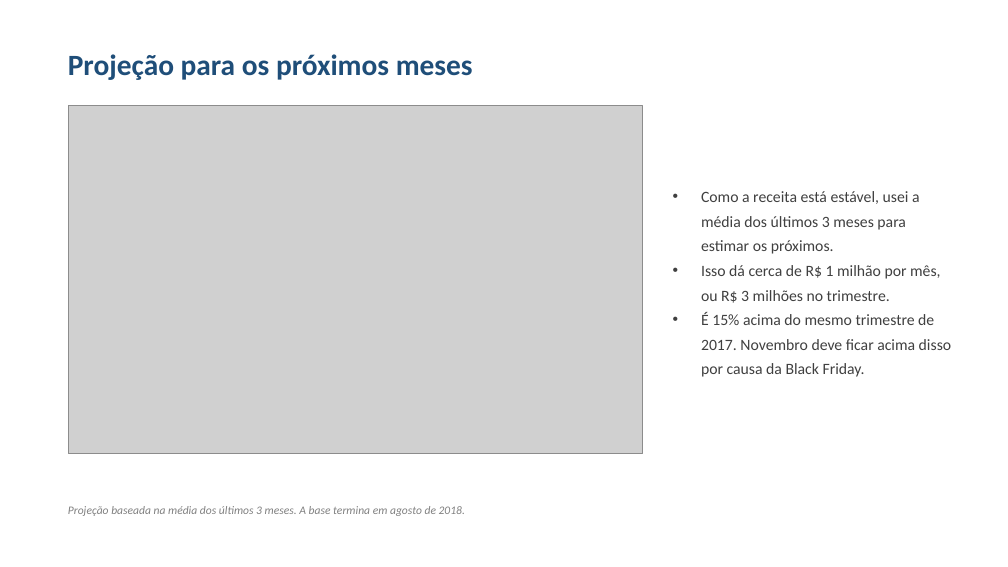
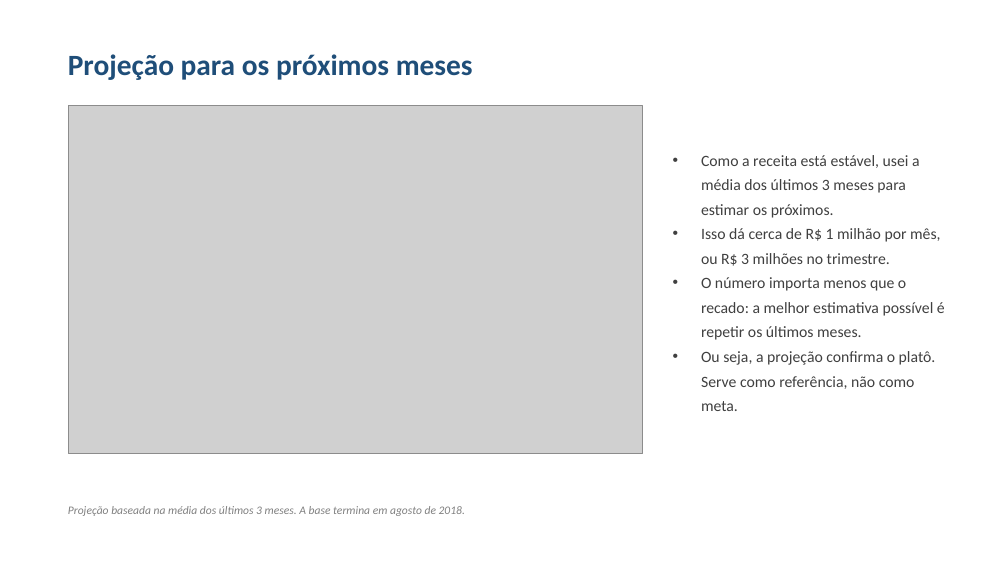
Before and after one commit to evanioac-web/tech-challenge-fase1-olist, a slide deck: slide 13 of relatorios/apresentacao_crescimento_receita.pptx (slide 12 before the commit). Drawn at 1008x567 pixels with LibreOffice and Linux fonts; fonts in the diff are those of the drawing; grey boxes stand for pictures. Boxes give left, top, right and bottom in pixels: in the first picture for what was removed or moved away, otherwise in the second. Text is boxed around its words. In the diff, an @@ line names an element or a change of style, - is before the commit and + after.

Commit message:
Investiga a causa do plato de 2018 e reescreve projecao e conclusoes

```diff
--- a/relatorios/apresentacao_crescimento_receita.pptx
+++ b/relatorios/apresentacao_crescimento_receita.pptx
@@ text at <box>701,277,945,411</box>: text changed @@
-• É 15% acima do mesmo trimestre de 2017. Novembro deve ficar acima disso por causa da Black Friday.
+• O número importa menos que o recado: a melhor estimativa possível é repetir os últimos meses.
+• Ou seja, a projeção confirma o platô. Serve como referência, não como meta.
```
Also in this commit, not shown: 3 other slides changed, 2 slides added, 3 other files.
